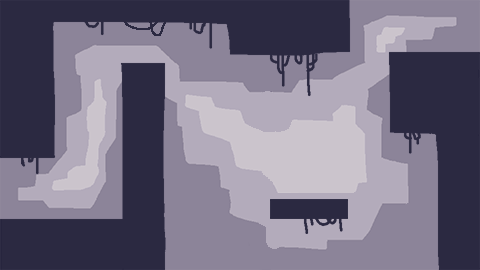
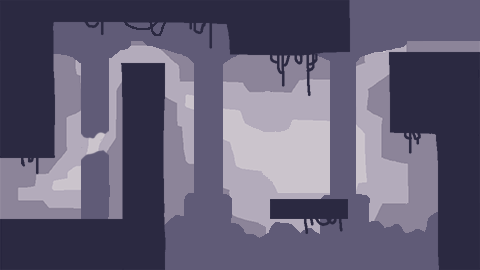
Two versions of the same layered image (w=480, h=270). Layer-by-layer changes:
showed "Calque 6", painted on it over <box>0,0,480,270</box>
hid "Calque 2" over <box>0,0,480,270</box>
